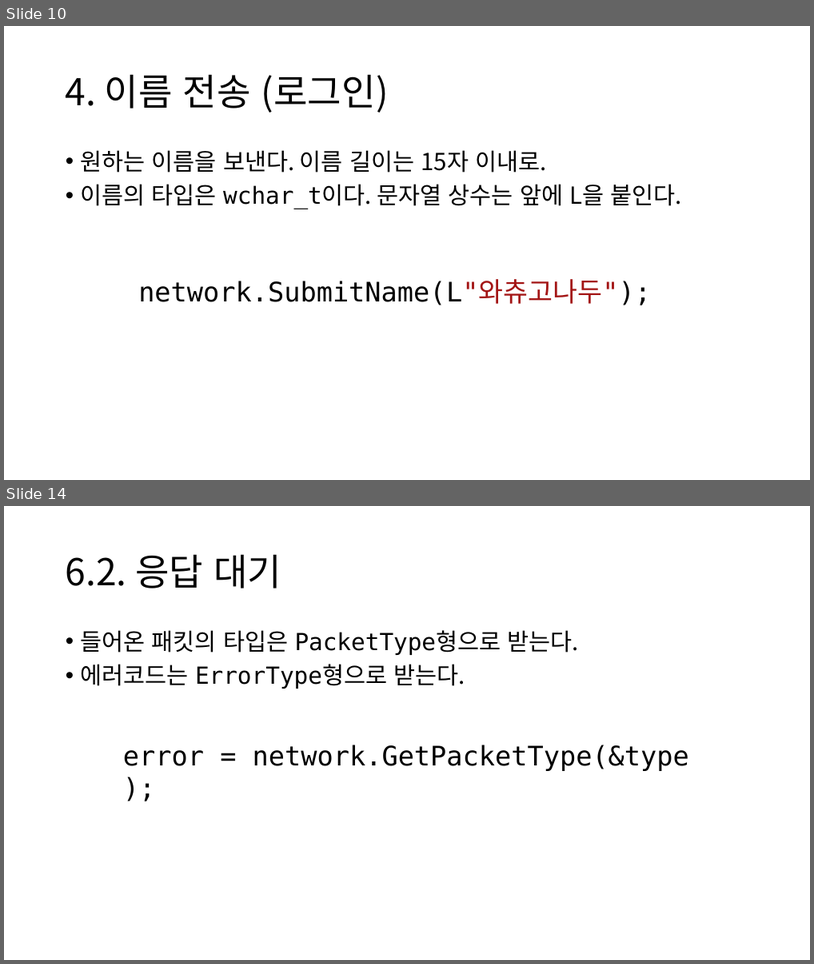
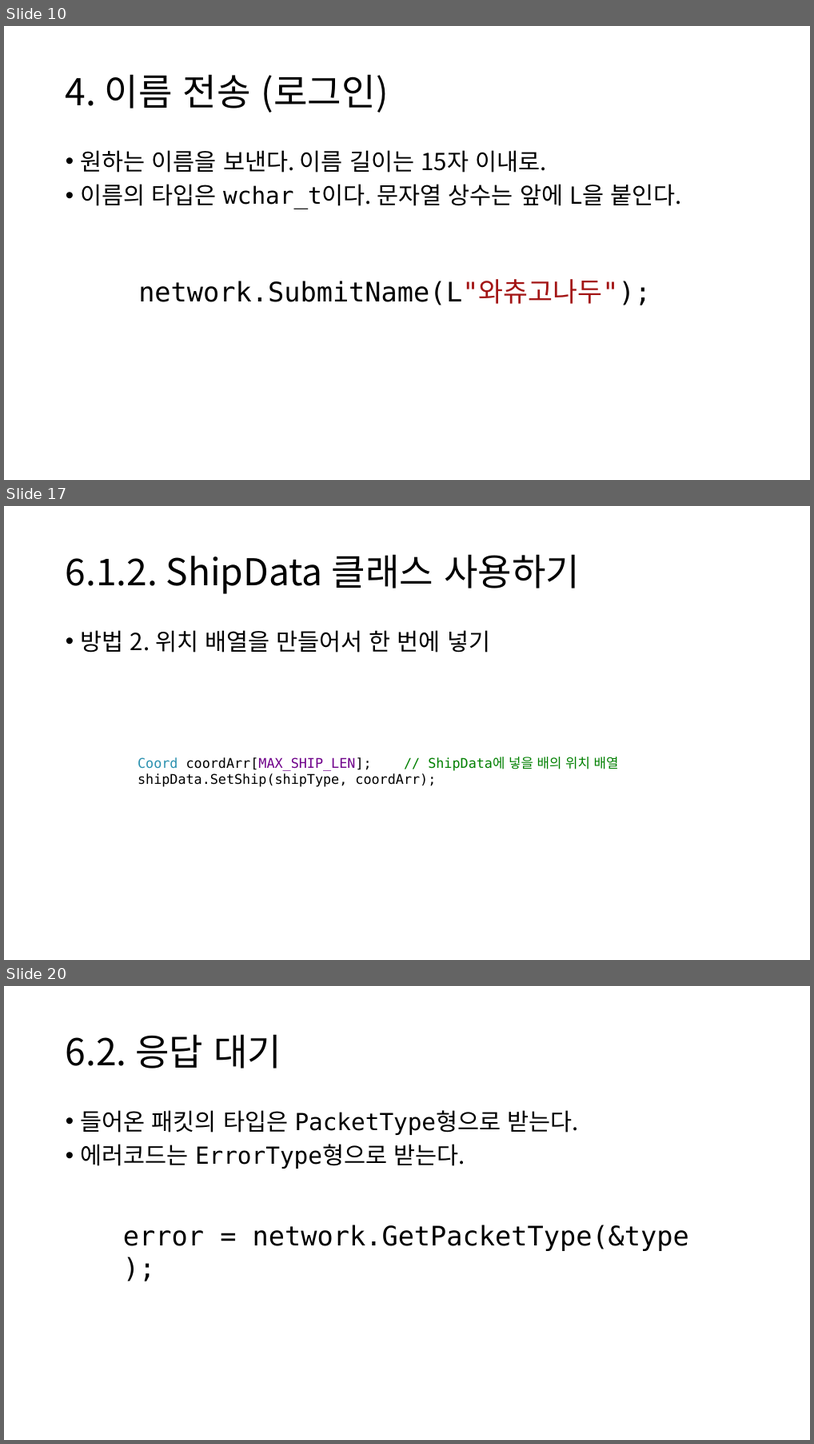
Before and after one commit to namse/BGNL, a slide deck: BGNL사용법설명.pptx. Shown one above the other, each under a label of ours: slides 10 and 14 before the commit, slides 10, 17 and 20 after it; the slides between them are not shown. The pictures are 814x964 and 814x1444 pixels, drawn with LibreOffice and Linux fonts; fonts in the diff are those of the drawing. Boxes give left, top, right and bottom in pixels: in the first picture for what was removed or moved away, otherwise in the second. Text is boxed around its words. In the diff, an @@ line names an element or a change of style, - is before the commit and + after.

```diff
--- a/BGNL사용법설명.pptx
+++ b/BGNL사용법설명.pptx
@@ slide 17 added at [4, 506, 810, 960], background #FFFFFF @@
@@ title added at [66, 554, 580, 594], 44 pt, text #000000 @@
+6.1.2. ShipData 클래스 사용하기
@@ text added at [81, 630, 490, 652], 28 pt, text #000000 @@
+• 방법 2. 위치 배열을 만들어서 한 번에 넣기
@@ text added at [138, 756, 619, 787], 16 pt, text #000000 @@
+Coord coordArr[MAX_SHIP_LEN]; // ShipData에 넣을 배의 위치 배열
+shipData.SetShip(shipType, coordArr);
@@ what was slide 14 is now slide 20 @@
```
Also in this commit, not shown: 6 slides changed, 7 other slides added, 2 slides removed, 5 other files.
